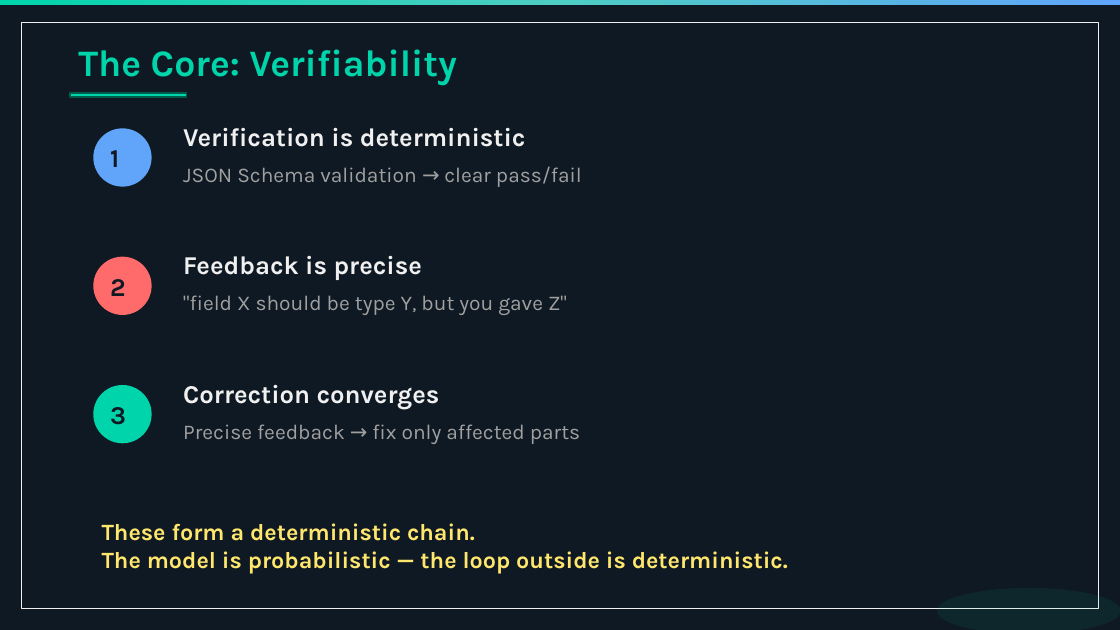
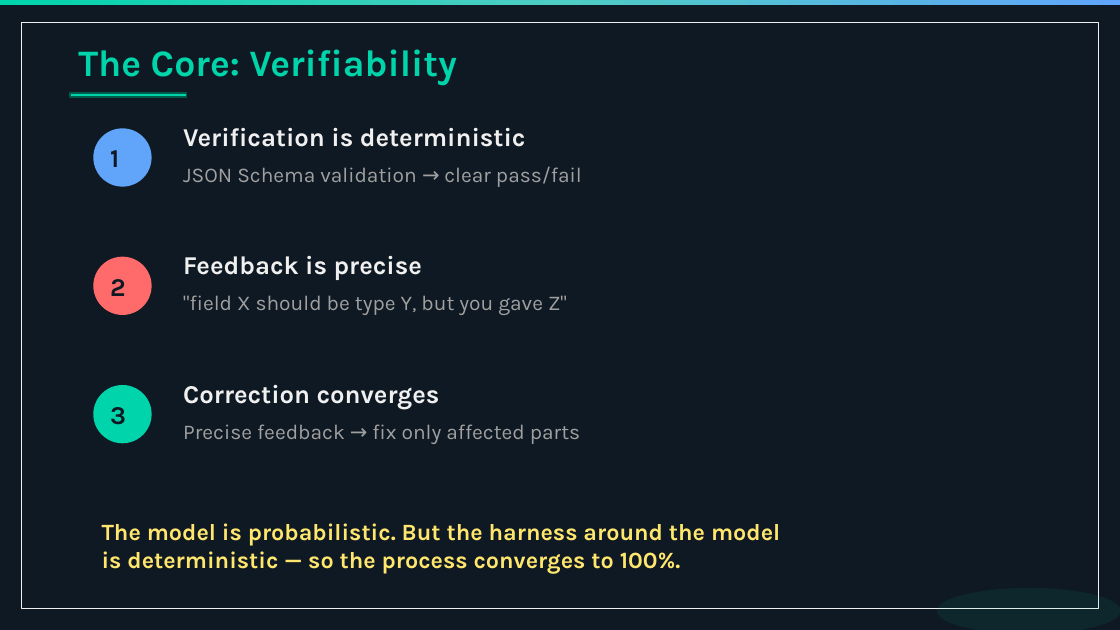
Before and after one commit to ignithex/autobe-llm-agent-code, a slide deck: slide 50 of website/public/seminars/qwen-korea-meetup-20260326.pptx. Drawn at 1120x630 pixels with LibreOffice and Linux fonts; fonts in the diff are those of the drawing. Boxes give left, top, right and bottom in pixels: in the first picture for what was removed or moved away, otherwise in the second. Text is boxed around its words. In the diff, an @@ line names an element or a change of style, - is before the commit and + after.

Commit message:
feat(website): harness wording. (#1211)
* feat(website): harness wording

* more things

* fix it

```diff
--- a/website/public/seminars/qwen-korea-meetup-20260326.pptx
+++ b/website/public/seminars/qwen-korea-meetup-20260326.pptx
@@ text at box(102, 523, 780, 574): text changed @@
-These form a deterministic chain.
-The model is probabilistic — the loop outside is deterministic.
+The model is probabilistic. But the harness around the model
+is deterministic — so the process converges to 100%.
```
Also in this commit, not shown: 24 other slides changed, 1 other file.
